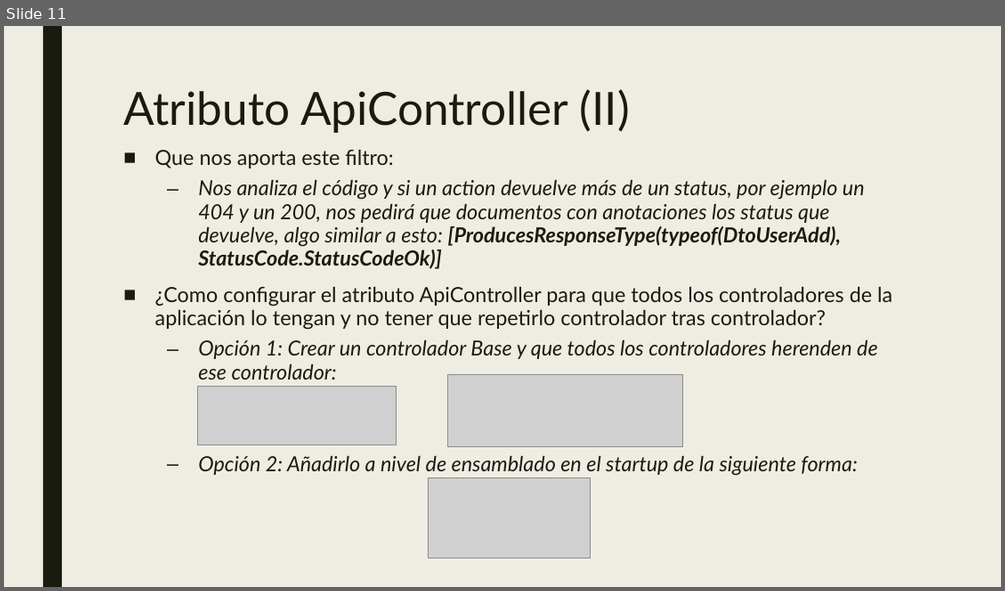
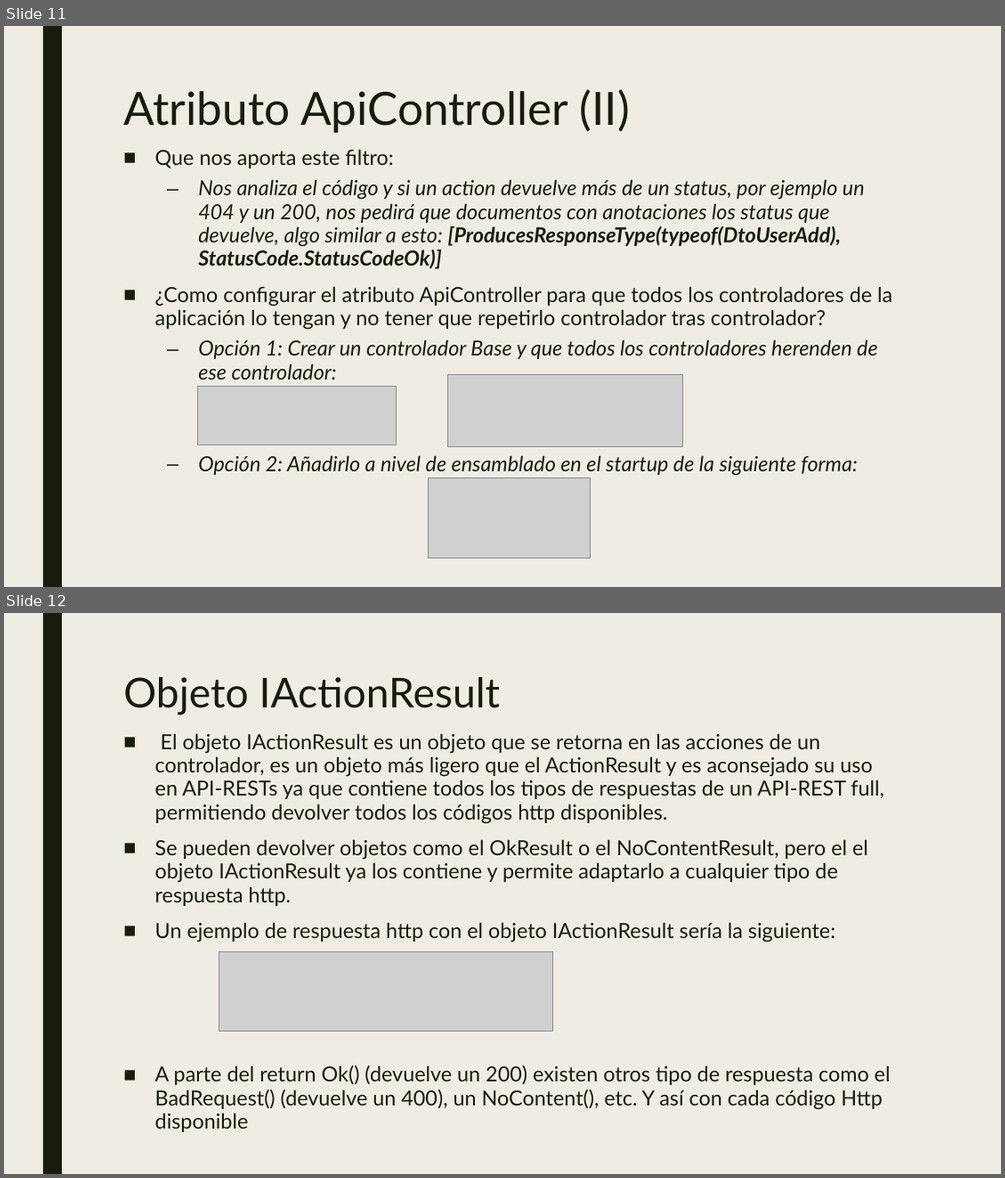
Before and after one commit to dadjh85/Demo4-Curso-.NetCore3.1, a slide deck: doc/Demo4- Curso .NET Core.pptx. Shown one above the other, each under a label of ours: slide 11 before the commit, slides 11 and 12 after it. The pictures are 1005x591 and 1005x1178 pixels, drawn with LibreOffice and Linux fonts; fonts in the diff are those of the drawing; grey boxes stand for pictures. Boxes give left, top, right and bottom in pixels: in the first picture for what was removed or moved away, otherwise in the second. Text is boxed around its words. In the diff, an @@ line names an element or a change of style, - is before the commit and + after.

```diff
--- a/doc/Demo4- Curso .NET Core.pptx
+++ b/doc/Demo4- Curso .NET Core.pptx
@@ slide 12 added at (4,613,1001,1174), background #EFEDE3; not listed: 1 template element that a slide beside it also shows @@
@@ title added at (123,677,501,715), 39.6 pt, text #191B0E @@
+Objeto IActionResult
@@ text added at (155,733,890,1132), 20 pt, text #191B0E @@
+■ El objeto IActionResult es un objeto que se retorna en las acciones de un controlador, es un objeto más ligero que el ActionResult y es aconsejado su uso en API-RESTs ya que contiene todos los tipos de respuestas de un API-REST full, permitiendo devolver todos los códigos http disponibles.
+■ Se pueden devolver objetos como el OkResult o el NoContentResult, pero el el objeto IActionResult ya los contiene y permite adaptarlo a cualquier tipo de respuesta http.
+■ Un ejemplo de respuesta http con el objeto IActionResult sería la siguiente:
+■ A parte del return Ok() (devuelve un 200) existen otros tipo de respuesta como el BadRequest() (devuelve un 400), un NoContent(), etc. Y así con cada código Http disponible
@@ picture added at (219,952,553,1031) @@
```
Also in this commit, not shown: 1 slide changed, 4 other slides added, 11 other files.
